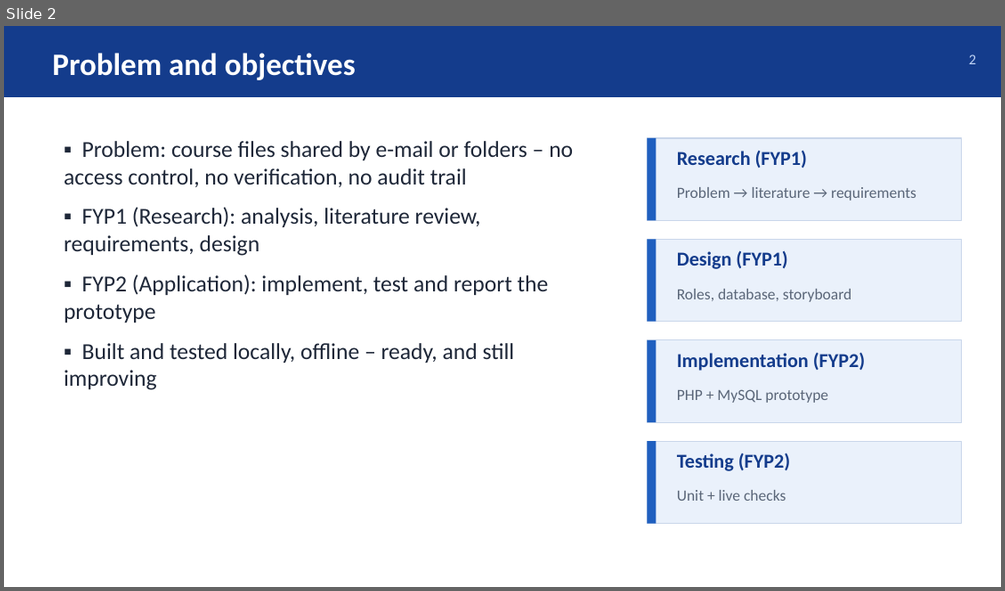
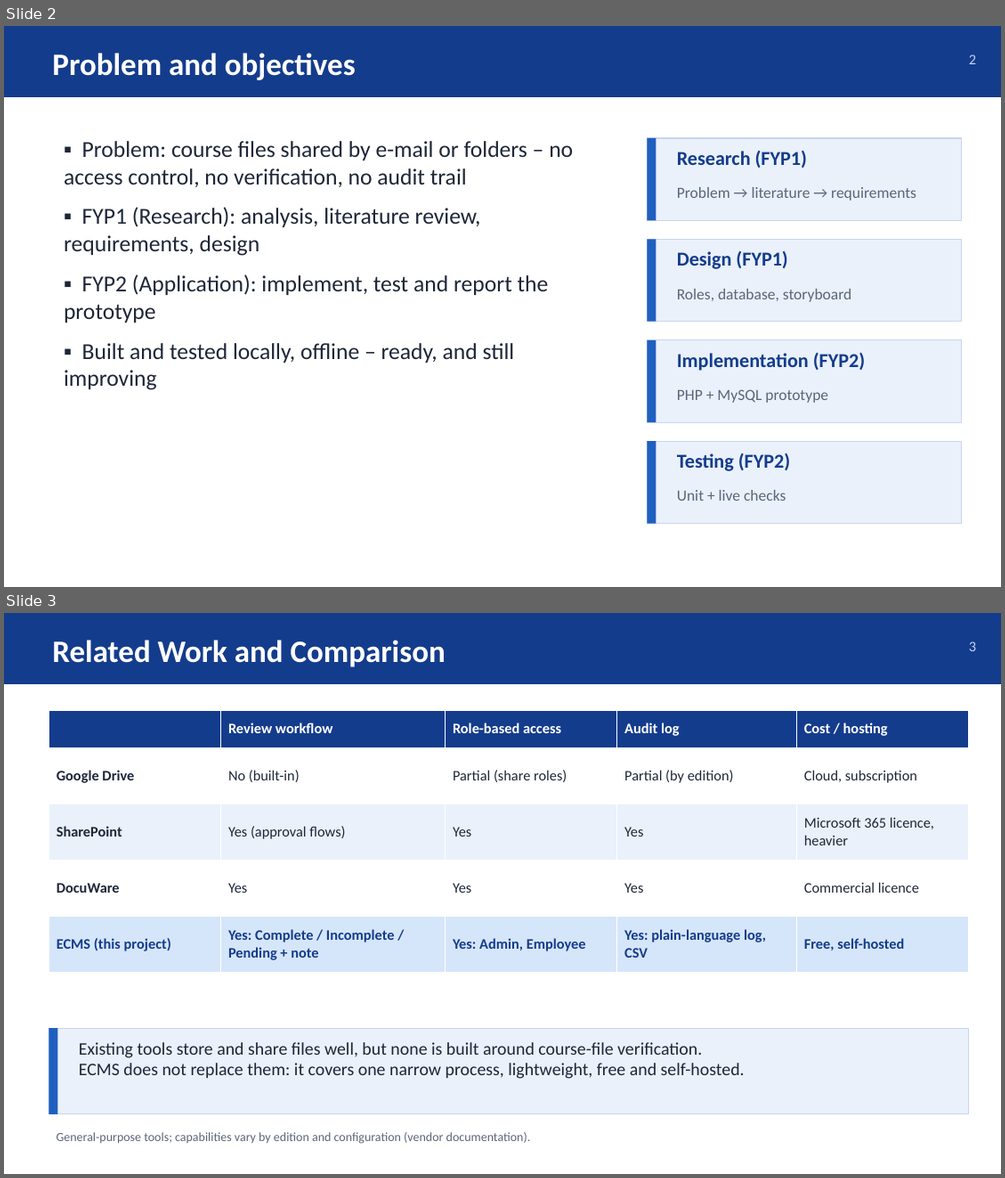
Before and after one commit to osmansalarov/ECMS-FYP2, a slide deck: docs/ECMS_FYP2_M2_Presentation.pptx. Shown one above the other, each under a label of ours: slide 2 before the commit, slides 2 and 3 after it. The pictures are 1005x591 and 1005x1178 pixels, drawn with LibreOffice and Linux fonts; fonts in the diff are those of the drawing. Boxes give left, top, right and bottom in pixels: in the first picture for what was removed or moved away, otherwise in the second. Text is boxed around its words. In the diff, an @@ line names an element or a change of style, - is before the commit and + after.

```diff
--- a/docs/ECMS_FYP2_M2_Presentation.pptx
+++ b/docs/ECMS_FYP2_M2_Presentation.pptx
@@ slide 3 added at [4, 613, 1001, 1174], background #FFFFFF @@
@@ rectangle added at [4, 613, 1001, 684], fill #143C8C @@
@@ text added at [52, 640, 445, 667], 30 pt, text #FFFFFF, bold @@
+Related Work and Comparison
@@ text added at [969, 641, 976, 651], 14 pt, text #BFD3F5 @@
+3
@@ table added at [48, 710, 969, 972], 5 rows, 5 columns @@
+ | Review workflow | Role-based access | Audit log | Cost / hosting
+Google Drive | No (built-in) | Partial (share roles) | Partial (by edition) | Cloud, subscription
+SharePoint | Yes (approval flows) | Yes | Yes | Microsoft 365 licence, heavier
+DocuWare | Yes | Yes | Yes | Commercial licence
+ECMS (this project) | Yes: Complete / Incomplete / Pending + note | Yes: Admin, Employee | Yes: plain-language log, CSV | Free, self-hosted
@@ rectangle added at [48, 1028, 969, 1114], fill #EAF1FB, outline #C9D6EA 1 pt @@
@@ rectangle added at [48, 1028, 57, 1114], fill #1F5FBF @@
@@ text added at [79, 1042, 744, 1078], 17 pt, text #1E2738 @@
+Existing tools store and share files well, but none is built around course-file verification.
+ECMS does not replace them: it covers one narrow process, lightweight, free and self-hosted.
@@ text added at [57, 1132, 531, 1143], 12 pt, text #5A6678 @@
+General-purpose tools; capabilities vary by edition and configuration (vendor documentation).
```
Also in this commit, not shown: 14 slides changed, 1 other slide added, 2 other files.
